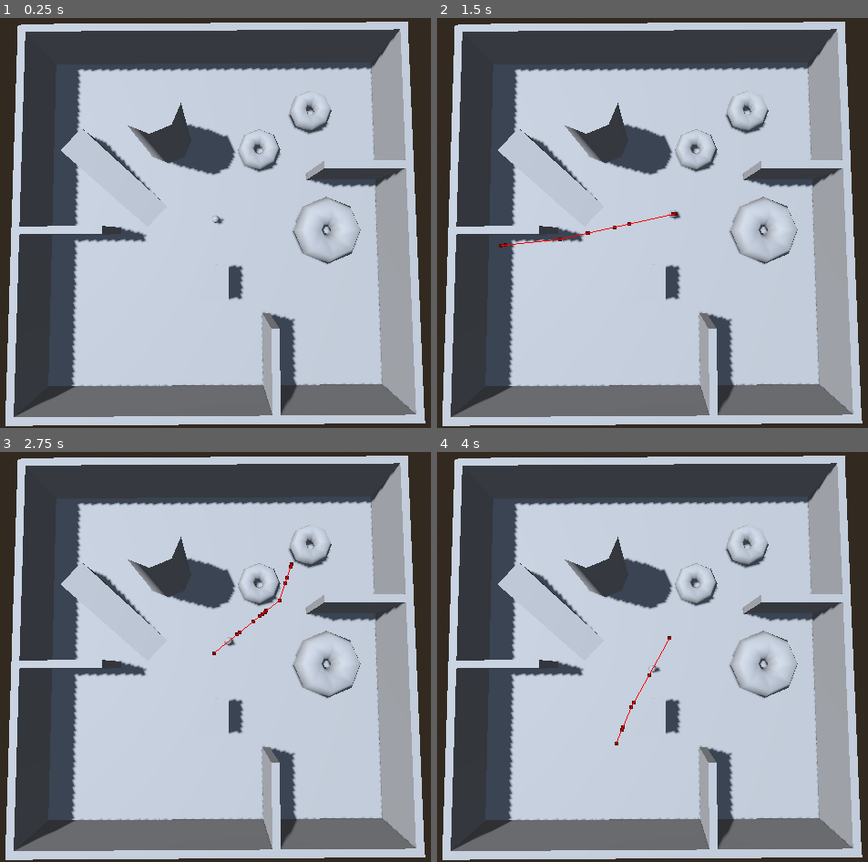
Above: before the commit, frames 1-4 (two rows, left to right).
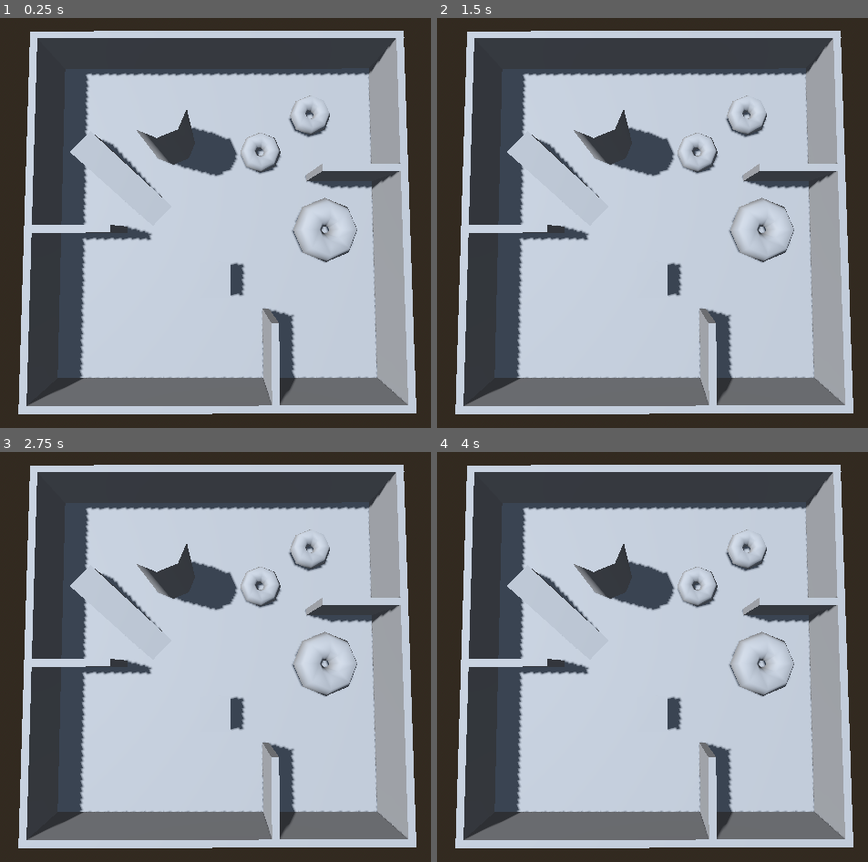
Above: after the commit, the same moments.

Repository: CodyI20/Agents-minigame-godot
Game: Godot game, scene res://Scenes/main_scene.tscn
Two runs of this game, one before a commit and one after it. Both use one fixed random seed, a clock stepped at 60 frames per second and the inputs below.
Inputs (mouse positions are in pixels of both pictures, inside the frame that each line leads up to):
- Up to frame 1 (0.25 s): no input
- Up to frame 2 (1.5 s): tap Enter at 0.5 s; move the mouse to (816, 202) at 0.52 s; click (816, 202) at 0.67 s; tap Space at 1.25 s; move the mouse to (505, 243) at 1.27 s; click (505, 243) at 1.42 s
- Up to frame 3 (2.75 s): move the mouse to (288, 566) at 2.02 s; click (288, 566) at 2.17 s
- Up to frame 4 (4 s): move the mouse to (618, 739) at 2.77 s; click (618, 739) at 2.92 s; move the mouse to (outside the picture) at 3.52 s; click (outside the picture) at 3.67 s

The runs differ from the first frame. In frame 1, 22% of the frame differs, in the area x 1-99%, y 0-100%; in frame 2, 22%; in frame 3, 22%; in frame 4, 22%.

Commit message:
Update
 - WIP : Agent selection

Diff:
--- /dev/null
+++ b/Art/Materials/OutlineMaterial.tres
@@ -0,0 +1,9 @@
+[gd_resource type="ShaderMaterial" load_steps=2 format=3 uid="uid://bngc8knh76tg5"]
+
+[ext_resource type="Shader" path="res://Art/Shaders/Outline.gdshader" id="1_bu2jp"]
+
+[resource]
+render_priority = 0
+shader = ExtResource("1_bu2jp")
+shader_parameter/color = Color(1, 0, 0, 1)
+shader_parameter/size = 1.05
--- /dev/null
+++ b/Art/Shaders/Hologram.gdshader
@@ -0,0 +1,43 @@
+shader_type spatial;
+render_mode unshaded, shadows_disabled;
+#include "funcs.gdshaderinc"
+
+uniform float fresnel_power: hint_range(1.0, 7.0) = 3.0;
+uniform vec3 color: source_color;
+uniform float lines1: hint_range(0.0, 200.0, 1.0) = 2.0;
+uniform float lines2: hint_range(0.0, 200.0, 1.0) = 2.0;
+uniform float emission_strength : hint_range(0.0,10.0) = 1.0;
+uniform float flicker_probabilty : hint_range(0.005, 0.015) = 0.006;
+
+varying float random_dist;
+
+void vertex(){
+	float distortion = sin(TIME*10.0 + VERTEX.y*20.0) *0.02;
+	float random_time = random(TIME);
+	random_dist = step(random_time,flicker_probabilty);
+
+	VERTEX.x += distortion * random_dist;
+}
+
+void fragment(){
+	float n = random2_1(SCREEN_UV);
+	float f = fresnel(fresnel_power,NORMAL, VIEW);
+
+	// LINES
+	vec2 igrid = floor(SCREEN_UV * lines1);
+	float l1 = mod(igrid.y, 2.0);
+	l1 = mix(0.4,1.0,l1);
+
+	// RANDOM LINES
+	vec2 uv2 = SCREEN_UV;
+	uv2.y -= TIME * 0.06;
+	vec2 igrid2 = floor(uv2*lines2);
+	float l2 = random(igrid2.y);
+	l2 = step(0.2,l2);
+	l2 = mix(0.2,1.0,l2);
+
+	float m = f*n*l1*l2;
+	ALPHA = m;
+	ALBEDO = color * mix(emission_strength-2.0, emission_strength, random_dist);
+	EMISSION = color * emission_strength;
+}
--- /dev/null
+++ b/Art/Shaders/Outline.gdshader
@@ -0,0 +1,14 @@
+shader_type spatial;
+render_mode cull_front, unshaded;
+
+uniform vec4 color : source_color = vec4(1,0,0,1);
+uniform float size : hint_range(1.0, 1.5, 0.01) = 1.05;
+
+void vertex() {
+	VERTEX *= size;
+}
+
+void fragment() {
+	ALBEDO = color.rgb;
+	ALPHA = color.a;
+}
--- /dev/null
+++ b/Scenes/Agents/nav_mesh_agent_spawner.tscn
@@ -0,0 +1,8 @@
+[gd_scene load_steps=2 format=3 uid="uid://dun4c5mnmpc2a"]
+
+[ext_resource type="Script" path="res://Scripts/Agents/nav_mesh_agent_spawner.gd" id="1_780is"]
+
+[node name="NavMeshAgentSpawner" type="Node3D"]
+script = ExtResource("1_780is")
+
+[node name="RayCast3D" type="RayCast3D" parent="."]
--- a/Scenes/Agents/navigation_agent_base.tscn
+++ b/Scenes/Agents/navigation_agent_base.tscn
@@ -1,12 +1,16 @@
-[gd_scene load_steps=3 format=3 uid="uid://b7k3712433utv"]
+[gd_scene load_steps=4 format=3 uid="uid://b7k3712433utv"]
+
+[sub_resource type="ShaderMaterial" id="ShaderMaterial_gus0n"]
 
 [sub_resource type="CapsuleMesh" id="CapsuleMesh_00rwa"]
 
 [sub_resource type="CapsuleShape3D" id="CapsuleShape3D_nsxrq"]
 
-[node name="NavigationAgentBase" type="CharacterBody3D"]
+[node name="NavigationAgentBase" type="CharacterBody3D" groups=["Selectable"]]
+transform = Transform3D(1, 0, 0, 0, 1, 0, 0, 0, 1, 0, 1, 0)
 
 [node name="Model" type="MeshInstance3D" parent="."]
+material_overlay = SubResource("ShaderMaterial_gus0n")
 mesh = SubResource("CapsuleMesh_00rwa")
 
 [node name="Collision" type="CollisionShape3D" parent="."]
--- a/Scenes/main_scene.tscn
+++ b/Scenes/main_scene.tscn
@@ -1,6 +1,6 @@
 [gd_scene load_steps=7 format=3 uid="uid://bjr26vmqp1sap"]
 
-[ext_resource type="PackedScene" uid="uid://c8ad7o3y5a67d" path="res://Scenes/Agents/Inherited/regular_nav_mesh_agent.tscn" id="1_dxnpx"]
+[ext_resource type="PackedScene" uid="uid://dun4c5mnmpc2a" path="res://Scenes/Agents/nav_mesh_agent_spawner.tscn" id="1_oif8a"]
 
 [sub_resource type="ProceduralSkyMaterial" id="ProceduralSkyMaterial_gintu"]
 
@@ -23,7 +23,7 @@
 [node name="SceneElements" type="Node3D" parent="."]
 
 [node name="Camera3D" type="Camera3D" parent="SceneElements"]
-transform = Transform3D(-0.00604881, 0.998792, -0.0487724, 0, 0.0487733, 0.99881, 0.999982, 0.00604161, -0.00029502, -2.51862, 39.7859, 0.228611)
+transform = Transform3D(-0.00157797, 0.999012, -0.0444146, 0, 0.0444147, 0.999013, 0.999999, 0.00157641, -7.00849e-05, -2.4959, 41.4206, -0.16344)
 
 [node name="DirectionalLight3D" type="DirectionalLight3D" parent="SceneElements"]
 transform = Transform3D(-0.356906, -0.923157, 0.142826, -0.445914, 0.302718, 0.842332, -0.820841, 0.236945, -0.51969, 2.42625, 40.6795, -67.4475)
@@ -33,10 +33,11 @@
 [node name="WorldEnvironment" type="WorldEnvironment" parent="SceneElements"]
 environment = SubResource("Environment_6gm1o")
 
+[node name="NavMeshAgentSpawner" parent="." node_paths=PackedStringArray("regular_agents_container", "patrolling_agents_container") instance=ExtResource("1_oif8a")]
+regular_agents_container = NodePath("../RegularAgents")
+patrolling_agents_container = NodePath("../PatrollingAgents")
+
 [node name="RegularAgents" type="Node3D" parent="."]
-
-[node name="RegularNavMeshAgent" parent="RegularAgents" instance=ExtResource("1_dxnpx")]
-transform = Transform3D(1, 0, 0, 0, 1, 0, 0, 0, 1, 0, 1, 0)
 
 [node name="PatrollingAgents" type="Node3D" parent="."]
 
--- /dev/null
+++ b/Scripts/Agents/nav_mesh_agent_spawner.gd
@@ -0,0 +1,56 @@
+@tool
+extends Node3D
+class_name NavMeshAgentSpawner
+
+# PRELOAD
+const PATROLLING_NAV_MESH_AGENT = preload("res://Scenes/Agents/Inherited/patrolling_nav_mesh_agent.tscn")
+const REGULAR_NAV_MESH_AGENT = preload("res://Scenes/Agents/Inherited/regular_nav_mesh_agent.tscn")
+
+@export_category("Scene References")
+@export var regular_agents_container : Node3D
+@export var patrolling_agents_container : Node3D
+
+@export_category("Technical properties")
+@export var raycast_length := 1000
+
+# ON-READY
+@onready var ray_cast_3d: RayCast3D = $RayCast3D
+
+# OTHERS
+enum NavMeshAgentType { REGULAR, PATROLLING }
+var currently_selected_agent_type : NavMeshAgentType
+
+func _ready() -> void:
+	# Subscribe to some event that will help change the agent type
+	pass
+
+
+func _unhandled_input(event: InputEvent) -> void:
+	if event is InputEventMouseButton:
+		check_mouse_event(event)
+
+func check_mouse_event(event: InputEvent) -> void:
+	if event is InputEventMouseButton:
+		if event.pressed:
+			var mouse_position = event.position
+			var viewport = get_viewport()
+			var camera = viewport.get_camera_3d()
+
+			if camera:
+				var from = camera.project_ray_origin(mouse_position)
+				var to = from + camera.project_ray_normal(mouse_position) * raycast_length
+
+				# Raycasting
+				ray_cast_3d.global_transform.origin = from
+				ray_cast_3d.target_position = to
+				ray_cast_3d.force_raycast_update()
+
+				if ray_cast_3d.is_colliding():
+					var click_point = ray_cast_3d.get_collision_point()
+					if event.button_index == MOUSE_BUTTON_RIGHT:
+						spawn_agent(click_point)
+
+func spawn_agent(position : Vector3) -> void:
+	var instance = REGULAR_NAV_MESH_AGENT.instantiate()
+	regular_agents_container.add_child(instance)
+	instance.global_transform.origin = position + Vector3.UP
--- a/Scripts/Agents/navigation_agent_base.gd
+++ b/Scripts/Agents/navigation_agent_base.gd
@@ -1,7 +1,12 @@
 extends CharacterBody3D
 class_name NavMeshAgentBase
 
+# PRELOAD
+const OUTLINE_MATERIAL = preload("res://Art/Materials/OutlineMaterial.tres")
+
+# ON-READY
 @onready var navigation_agent_3d: NavigationAgent3D = $NavigationAgent3D
+@onready var model: MeshInstance3D = $Model
 
 @export_category("Properties")
 ## The speed at which the agent travels
@@ -11,33 +16,57 @@
 @onready var ray_cast_3d: RayCast3D = $RayCast3D
 @export var raycast_length := 1000
 
+var selected := false
+
+func _ready() -> void:
+	add_to_group("Selectable")
+
 func _unhandled_input(event: InputEvent) -> void:
+	move_the_agent(event)
+
+func move_the_agent(event: InputEvent) -> void:
 	# Checking if the input event is a mouse button press
 	if event is InputEventMouseButton:
 		# Making sure the LEFT MOUSE BUTTON is pressed
 		if event.pressed and event.button_index == MOUSE_BUTTON_LEFT:
-			var mouse_position = event.position
-			var viewport = get_viewport()
-			var camera = viewport.get_camera_3d()
-
-			if camera:
-				var from = camera.project_ray_origin(mouse_position)
-				var to = from + camera.project_ray_normal(mouse_position) * raycast_length
-
-				# Raycasting
-				ray_cast_3d.global_transform.origin = from
-				ray_cast_3d.target_position = to
-				ray_cast_3d.force_raycast_update()
-
-				if ray_cast_3d.is_colliding():
-					var click_point = ray_cast_3d.get_collision_point()
-					navigation_agent_3d.set_target_position(click_point)
-
+			if is_under_mouse():
+				var click_point = ray_cast_3d.get_collision_point()
+				navigation_agent_3d.set_target_position(click_point)
 
 func _physics_process(delta: float) -> void:
+	if not selected:
+		return
 	var destination = navigation_agent_3d.get_next_path_position()
 	var local_destination = destination - global_position
 	var direction = local_destination.normalized()
 
 	velocity = direction * 5.0
 	move_and_slide()
+
+func is_under_mouse() -> bool:
+	var camera = get_viewport().get_camera_3d()
+	var mouse_position = get_viewport().get_mouse_position()
+	var from = camera.project_ray_origin(mouse_position)
+	var to = from + camera.project_ray_normal(mouse_position) * raycast_length
+
+	ray_cast_3d.global_transform.origin = from
+	ray_cast_3d.target_position = to
+	ray_cast_3d.force_raycast_update()
+
+	if ray_cast_3d.is_colliding():
+		return true
+	return false
+
+func select() -> void:
+	selected = true
+	toggle_highlight(true)
+
+func deselect() -> void:
+	selected = false
+	toggle_highlight(false)
+
+func toggle_highlight(toggle_on : bool) -> void:
+	if toggle_on:
+		model.material_overlay = OUTLINE_MATERIAL
+	else:
+		model.material_overlay = null
--- /dev/null
+++ b/Scripts/Global/Events.gd
@@ -0,0 +1 @@
+extends Node
--- a/project.godot
+++ b/project.godot
@@ -14,6 +14,10 @@
 run/main_scene="res://Scenes/main_scene.tscn"
 config/features=PackedStringArray("4.3", "Forward Plus")
 config/icon="res://Art/2D/icon.svg"
+
+[autoload]
+
+Events="*res://Scripts/Global/Events.gd"
 
 [display]
 
@@ -36,6 +40,10 @@
 "res://Scripts/": "blue"
 }
 
+[global_group]
+
+Selectable="Used for the selection logic of the NavMeshAgents"
+
 [input]
 
 LeftClick={
Empty file added: Scripts/Agents/NavMeshAgentType.gd
